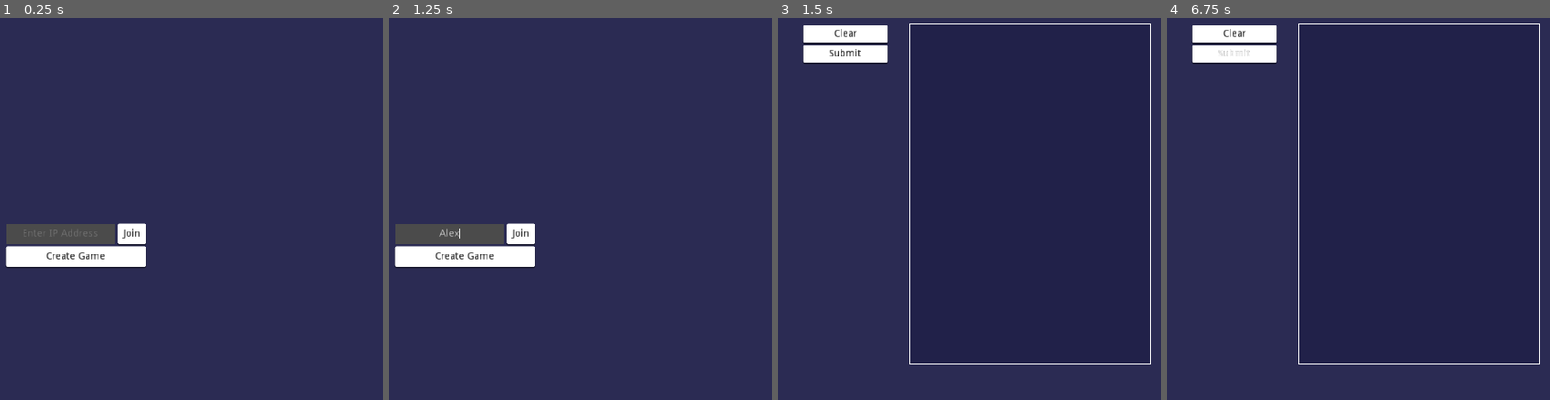
Above: before the commit, frames 1-4 (left to right).
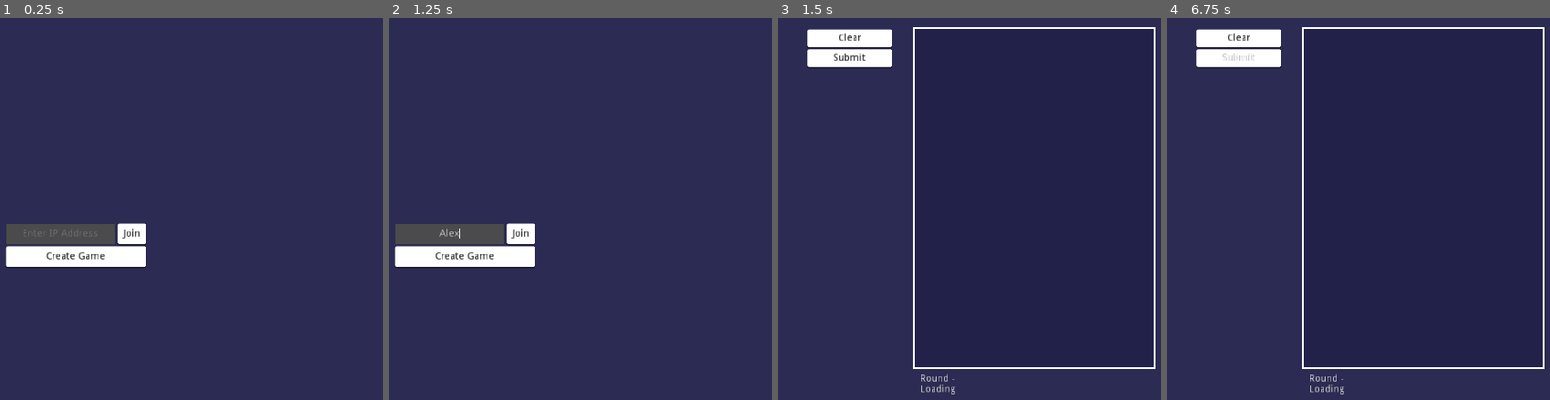
Above: after the commit, the same moments.

Repository: rednir/DrawingGame
Game: Godot game, scene res://Scenes/MainMenu.tscn
Two runs of this game, one before a commit and one after it. Both use one fixed random seed, a clock stepped at 60 frames per second and the inputs below.
Inputs (mouse positions are in pixels of both pictures, inside the frame that each line leads up to):
- Up to frame 1 (0.25 s): no input
- Up to frame 2 (1.25 s): click (450, 231) at 0.52 s; type "Alex" at 0.6 s
- Up to frame 3 (1.5 s): click "Join" at 1.25 s
- Up to frame 4 (6.75 s): click "Clear" at 2 s; click "Submit" at 2.75 s; click "Clear" at 3.5 s; click "Submit" at 4.25 s; click "Clear" at 5 s; click "Submit" at 5.75 s; tap Enter at 6.5 s; move the mouse to (1396, 170) at 6.52 s; click (1396, 170) at 6.67 s

Frames 1-2 are identical in both runs. In frame 3, 3.7% of the frame differs, in the area x 6-99%, y 1-99%; in frame 4, 3.6%.

Commit message:
add further game logic

Diff:
--- a/Scenes/Game.tscn
+++ b/Scenes/Game.tscn
@@ -19,8 +19,10 @@
 [node name="GameRoot" type="Control"]
 anchor_right = 1.0
 anchor_bottom = 1.0
-margin_left = 1.31494
-margin_right = 1.31494
+margin_left = 7.31494
+margin_top = 6.0
+margin_right = 7.31494
+margin_bottom = 6.0
 script = ExtResource( 6 )
 __meta__ = {
 "_edit_use_anchors_": false
@@ -91,3 +93,13 @@
 __meta__ = {
 "_edit_use_anchors_": false
 }
+
+[node name="TextRoundInfo" type="RichTextLabel" parent="."]
+margin_left = 610.0
+margin_top = 547.0
+margin_right = 929.0
+margin_bottom = 575.0
+text = "Round -
+Loading"
+fit_content_height = true
+scroll_active = false
--- a/Scripts/AutoLoads/Client.gd
+++ b/Scripts/AutoLoads/Client.gd
@@ -1,18 +1,26 @@
 extends Node
-
 
 
 var client = null
 
+var list_of_players = []
 var this_player = {
 	name = "rednir",
 	color = null,
 	client_id = null
 }
-var list_of_players = []
+
+var round_data = {
+	current_round = 0,
+	current_player_turn = 0
+}
+
+var canvas_data = [[[]]]
+
 
 
 func _ready():
+	Events.connect("new_turn", self, "on_new_turn")
 	pass
 
 
@@ -37,13 +45,37 @@
 
 func on_connected(_proto = ""):
 	print("[Client] Connected")
-	client.get_peer(1).put_var(this_player)
+	client.get_peer(1).put_var({
+		name = "this_player",
+		data = this_player
+	})
 
 
 
 func on_data_recieved():
 	var packet = client.get_peer(1).get_var()
 	print("[Client] Data recieved:" + str(packet))
-	if packet is Array:
-		list_of_players = packet
+
+	if packet.name == "list_of_players":
+		list_of_players = packet.data
+		if this_player.client_id == null:
+			# this happens when client first connects
+			this_player = list_of_players[len(list_of_players) - 1]
+	elif packet.name == "canvas_data":
+		canvas_data = packet.data
+	elif packet.name == "round_data":
+		round_data = packet.data
+
 	Events.emit_signal("new_data")
+
+
+
+func on_new_turn():
+	client.get_peer(1).put_var({
+		name = "canvas_data",
+		data = canvas_data
+	})
+	client.get_peer(1).put_var({
+		name = "new_turn",
+		data = round_data
+	})
--- a/Scripts/AutoLoads/Events.gd
+++ b/Scripts/AutoLoads/Events.gd
@@ -2,7 +2,7 @@
 
 
 
-signal new_round
+signal new_turn
 signal new_data
 signal error(message)
 
--- a/Scripts/AutoLoads/Server.gd
+++ b/Scripts/AutoLoads/Server.gd
@@ -25,6 +25,14 @@
 	},
 ]
 
+var round_data = {
+	current_round = 0,
+	current_player_turn = 0
+}
+
+var canvas_data = [[[]]]
+
+
 
 func _ready():
 	pass
@@ -49,7 +57,7 @@
 	for i in range(len(list_of_players)):
 		if list_of_players[i].client_id == id:
 			list_of_players.remove(i)
-			send_players_list_to_clients()
+			send_data_to_clients("list_of_players", list_of_players)
 			return
 
 
@@ -75,21 +83,53 @@
 	var packet = server.get_peer(id).get_var()
 	print("[Server] From %d: %s " % [id, packet])
 
-	if packet is Dictionary:
-		# client has sent its player info, i want to add this to the server's list of players
-		add_new_player(packet, id)
+	if packet.name == "this_player":
+		# add new player to the server's list of players, then update the clients with it
+		add_new_player(packet.data, id)
+		send_data_to_clients("list_of_players", list_of_players)
+		send_data_to_clients("canvas_data", canvas_data)
+		send_data_to_clients("round_data", round_data)
 
-	# update clients with new list_of_players
-	send_players_list_to_clients()
+	elif packet.name == "canvas_data":
+		canvas_data = packet.data
+		#send_data_to_clients("canvas_data", canvas_data) dont think i need this
+
+	#elif packet.name == "new_round":
+	#	round_data.current_round += 1
+	#	canvas_data.append([])
+	#	send_data_to_clients("round_data", round_data)
+	#	send_data_to_clients("canvas_data", round_data)
+
+	elif packet.name == "new_turn":
+		if len(canvas_data[len(canvas_data) - 1]) >= len(list_of_players):
+			# create new round if amount of turns >= amount of players
+			round_data.current_round += 1
+			round_data.current_player_turn = 0
+
+			canvas_data.append([])
+			canvas_data[len(canvas_data) - 1].append([])
+		else:
+			round_data.current_player_turn += 1
+			canvas_data[len(canvas_data) - 1].append([])
+
+		#print(canvas_data)
+		send_data_to_clients("round_data", round_data)
+		send_data_to_clients("canvas_data", canvas_data)
+
+	# # update clients with new list_of_players
 
 
 
-func send_players_list_to_clients():
+
+func send_data_to_clients(to_send_name, to_send_data):
 	for player in list_of_players:
 		if player.client_id == null:
 			continue
-		print("Sending players list to %s" % player.client_id)
-		server.get_peer(player.client_id).put_var(list_of_players)
+		print("Sending data to %s" % player.client_id)
+		server.get_peer(player.client_id).put_var({
+			name = to_send_name,
+			data = to_send_data
+		})
 
 
 
@@ -97,7 +137,6 @@
 	player.client_id = id
 	player.color = get_next_available_color()
 	list_of_players.append(player)
-	print(list_of_players)
 
 
 
--- a/Scripts/DrawingCanvas.gd
+++ b/Scripts/DrawingCanvas.gd
@@ -4,10 +4,10 @@
 
 onready var game_node = get_parent()
 
-var canvas_data = []
 var current_mouse_pos
 var is_currently_drawing = false
 var is_mouse_on_canvas = false
+var allowed_to_draw = false
 
 
 
@@ -18,32 +18,37 @@
 
 
 func _draw():
-	for game_round in canvas_data:
-		for line in game_round:
-			draw_line(line.from_pos, line.to_pos, line.color, line.width, true)
+	#if len(Client.canvas_data[Client.round_data.current_round][Client.round_data.current_player_turn]) == 0:
+	#	return # i honestly dont remember why i had this here
+	for game_round in range(len(Client.canvas_data)):
+		for game_turn in range(len(Client.canvas_data[game_round])):
+			for line in Client.canvas_data[game_round][game_turn]:
+				draw_line(line.from_pos, line.to_pos, line.color, line.width, true)
 
 
 
 func _process(_delta):
 	current_mouse_pos = get_local_mouse_position()
 
-	if Input.is_mouse_button_pressed(BUTTON_LEFT) and check_if_mouse_hover():
+	if Input.is_mouse_button_pressed(BUTTON_LEFT) and check_if_mouse_hover() and allowed_to_draw:
 		add_line()
 		is_currently_drawing = true
-		update()
 	else:
 		is_currently_drawing = false
+
+	update()
 
 
 
 func add_line():
+	var turn_canvas_data = Client.canvas_data[Client.round_data.current_round][Client.round_data.current_player_turn]
 	var line_to_add
 	if is_currently_drawing:
 		# Continue the current stroke
 		line_to_add = {
-			from_pos = canvas_data[game_node.current_round - 1][len(canvas_data[game_node.current_round - 1]) - 1].to_pos,
+			from_pos = turn_canvas_data[len(turn_canvas_data) - 1].to_pos,
 			to_pos = current_mouse_pos,
-			color = Color.red,
+			color = Client.this_player.color,
 			width = 5
 		}
 	else:
@@ -51,10 +56,10 @@
 		line_to_add = {
 			from_pos = current_mouse_pos,
 			to_pos = current_mouse_pos,
-			color = Color.red,
+			color = Client.this_player.color,
 			width = 5
 		}
-	canvas_data[game_node.current_round - 1].append(line_to_add)
+	Client.canvas_data[Client.round_data.current_round][Client.round_data.current_player_turn].append(line_to_add)
 
 
 
@@ -75,12 +80,10 @@
 
 
 func on_button_clear_pressed():
-	canvas_data[game_node.current_round - 1].clear()
+	Client.canvas_data[Client.round_data.current_round][Client.round_data.current_player_turn].clear()
 	update()
 
 
 
 func on_button_submit_pressed():
-	Events.emit_signal("new_round")
-	Client.client.get_peer(1).put_var("new round happenedddsfsf")
-	pass
+	Events.emit_signal("new_turn")
--- a/Scripts/Game.gd
+++ b/Scripts/Game.gd
@@ -4,16 +4,15 @@
 #onready var events = $Events
 onready var drawing_canvas_node = $DrawingCanvas
 onready var players_list_node = $PlayersList
+onready var text_round_info_node = $TextRoundInfo
 
 
-var current_round = 0
 
 
 func _ready():
-	Events.connect("new_round", self, "on_new_round")
+	#Events.connect("new_round", self, "on_new_round")
 	Events.connect("new_data", self, "on_new_data")
-	Events.emit_signal("new_round")
-	pass
+	#Events.emit_signal("new_round")
 
 
 
@@ -22,15 +21,10 @@
 
 
 
-func on_new_round():
-	print("new round")
-	drawing_canvas_node.canvas_data.append([])
-	current_round += 1
-
-
-
 func on_new_data():
 	update_players_list()
+	update_round_info()
+	drawing_canvas_node.update()
 
 
 
@@ -49,3 +43,14 @@
 		player_to_add.add_text(player.name)
 
 		players_list_node.add_child(player_to_add)
+
+
+
+func update_round_info():
+	text_round_info_node.bbcode_text = "Round %s\n%s's turn" % [Client.round_data.current_round, Client.list_of_players[Client.round_data.current_player_turn].name]
+	print(Client.list_of_players[Client.round_data.current_player_turn])
+	print(Client.this_player)
+	if Client.list_of_players[Client.round_data.current_player_turn].client_id == Client.this_player.client_id:
+		drawing_canvas_node.allowed_to_draw = true
+	else:
+		drawing_canvas_node.allowed_to_draw = false
